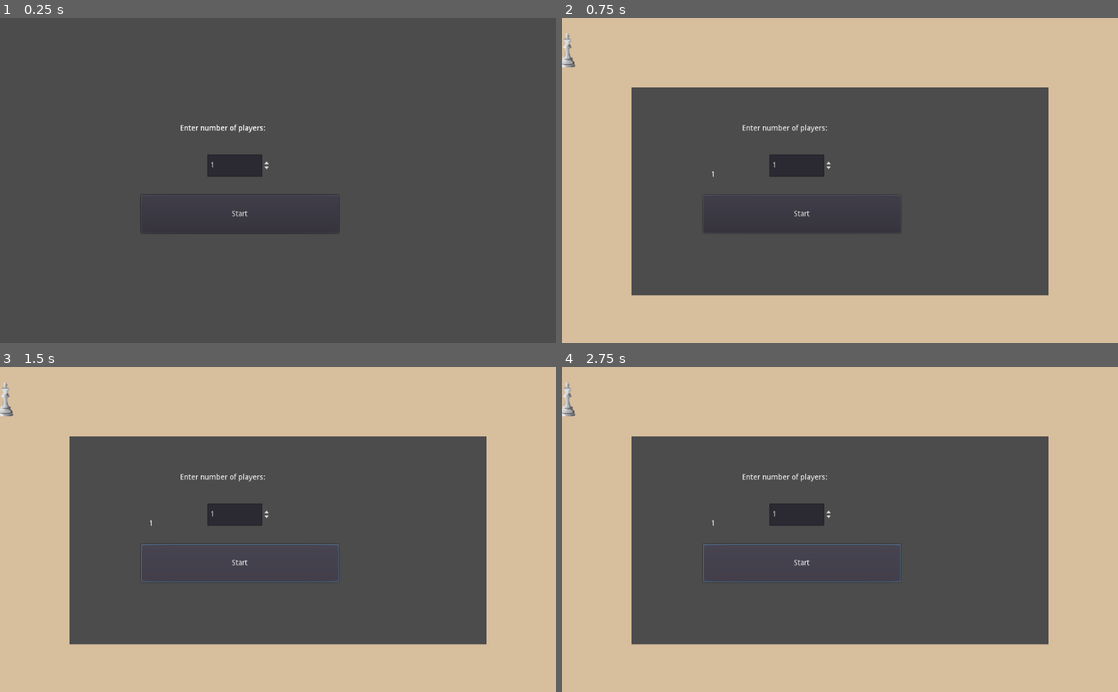
Above: before the commit, frames 1-4 (two rows, left to right).
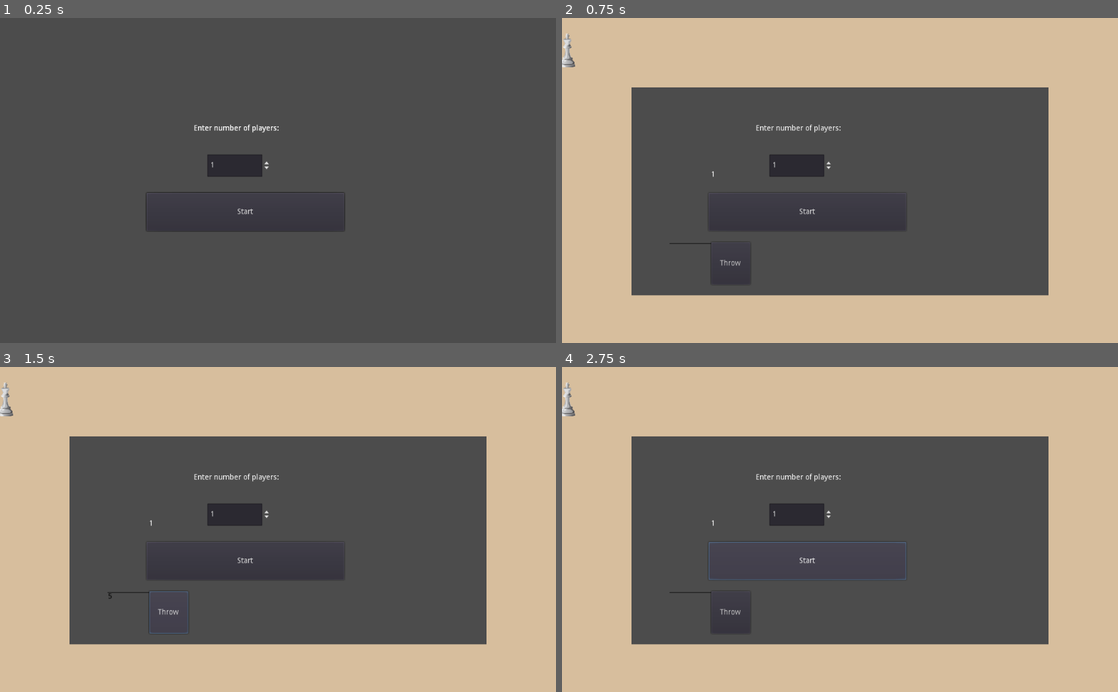
Above: after the commit, the same moments.

Repository: askoki160/angels-of-delta
Game: Godot game, scene res://StartScene.tscn
Same seed, same stepped clock (60 frames per second), same inputs: the game is played once before the commit and once after it.
Inputs:
- Up to frame 1 (0.25 s): no input
- Up to frame 2 (0.75 s): click "Start" at 0.5 s
- Up to frame 3 (1.5 s): click "Start" (after the commit: "Throw") at 1.25 s
- Up to frame 4 (2.75 s): click "Start" at 2 s

The runs differ from the first frame. In frame 1, 0.5% of the frame differs, in the area x 25-62%, y 32-67%; in frame 2, 0.3%; in frame 3, 0.5%; in frame 4, 0.6%, in the area x 19-62%, y 32-82%.

Commit message:
Added dice scene

Diff:
--- /dev/null
+++ b/DiceScene.gd
@@ -0,0 +1,12 @@
+extends Node2D
+
+
+# Called when the node enters the scene tree for the first time.
+func _ready():
+	pass # Replace with function body.
+
+
+func _on_Button_pressed():
+	# simulate throwing the dice
+	var dice_number = randi() % 6 + 1
+	$Label.text = str(dice_number)
--- /dev/null
+++ b/DiceScene.tscn
@@ -0,0 +1,30 @@
+[gd_scene load_steps=3 format=2]
+
+[ext_resource path="res://DiceScene.gd" type="Script" id=1]
+
+[sub_resource type="StyleBoxLine" id=1]
+
+[node name="Node2D" type="Node2D"]
+script = ExtResource( 1 )
+
+[node name="Label" type="Label" parent="."]
+modulate = Color( 0, 0, 0, 1 )
+self_modulate = Color( 0, 0, 0, 1 )
+show_behind_parent = true
+margin_right = 75.0
+margin_bottom = 74.0
+custom_styles/normal = SubResource( 1 )
+__meta__ = {
+"_edit_use_anchors_": false
+}
+
+[node name="Button" type="Button" parent="."]
+margin_left = 75.6844
+margin_top = -2.14023
+margin_right = 147.684
+margin_bottom = 75.8598
+text = "Throw"
+__meta__ = {
+"_edit_use_anchors_": false
+}
+[connection signal="pressed" from="Button" to="." method="_on_Button_pressed"]
--- a/Global.gd
+++ b/Global.gd
@@ -1,7 +1,7 @@
 extends Node
 
+# default number of players
 var players = 1
-
 var current_scene = null
 
 func _ready():
--- a/MainScene.tscn
+++ b/MainScene.tscn
@@ -1,8 +1,7 @@
-[gd_scene load_steps=8 format=2]
+[gd_scene load_steps=7 format=2]
 
 [ext_resource path="res://assets/images/set1_background.png" type="Texture" id=1]
-[ext_resource path="res://Player.tscn" type="PackedScene" id=2]
-[ext_resource path="res://Player.gd" type="Script" id=3]
+[ext_resource path="res://DiceScene.tscn" type="PackedScene" id=2]
 [ext_resource path="res://MainScene.gd" type="Script" id=4]
 
 [sub_resource type="TileSet" id=1]
@@ -91,13 +90,5 @@
 "_edit_use_anchors_": false
 }
 
-[node name="Player" parent="." instance=ExtResource( 2 )]
-visible = false
-position = Vector2( 60, 60 )
-script = ExtResource( 3 )
-[connection signal="body_entered" from="StartField" to="Player" method="_on_StartField_body_entered"]
-[connection signal="body_exited" from="Field2" to="Player" method="_on_Field2_body_exited"]
-[connection signal="body_shape_entered" from="Field3" to="Player" method="_on_Field3_body_shape_entered"]
-[connection signal="body_entered" from="Field4" to="Player" method="_on_Field4_body_entered"]
-[connection signal="body_exited" from="Field4" to="Player" method="_on_Field4_body_exited"]
-[connection signal="body_entered" from="Field5" to="Player" method="_on_Field5_body_entered"]
+[node name="Dice" parent="." instance=ExtResource( 2 )]
+position = Vector2( 198.753, 416.056 )
--- a/Player.gd
+++ b/Player.gd
@@ -24,10 +24,6 @@
 func _ready():
 	pass # Replace with function body.
 
-
-# Called every frame. 'delta' is the elapsed time since the previous frame.
-#func _process(delta):
-#	pass
 
 func alert(text: String, title: String='Message') -> void:
 	var dialog = AcceptDialog.new()
--- a/StartScene.gd
+++ b/StartScene.gd
@@ -7,6 +7,7 @@
 	pass # Replace with function body.
 
 
+# start game
 func _on_Button_pressed():
 	Global.goto_scene("res://MainScene.tscn")
 
--- a/StartScene.tscn
+++ b/StartScene.tscn
@@ -18,9 +18,9 @@
 }
 
 [node name="Label" type="Label" parent="."]
-margin_left = 332.377
+margin_left = 356.984
 margin_top = 196.666
-margin_right = 540.377
+margin_right = 564.984
 margin_bottom = 233.666
 text = "Enter number of players:"
 __meta__ = {
@@ -28,10 +28,10 @@
 }
 
 [node name="Button" type="Button" parent="."]
-margin_left = 259.623
-margin_top = 326.93
-margin_right = 623.623
-margin_bottom = 396.93
+margin_left = 269.876
+margin_top = 322.829
+margin_right = 633.876
+margin_bottom = 392.829
 text = "Start"
 __meta__ = {
 "_edit_use_anchors_": false
